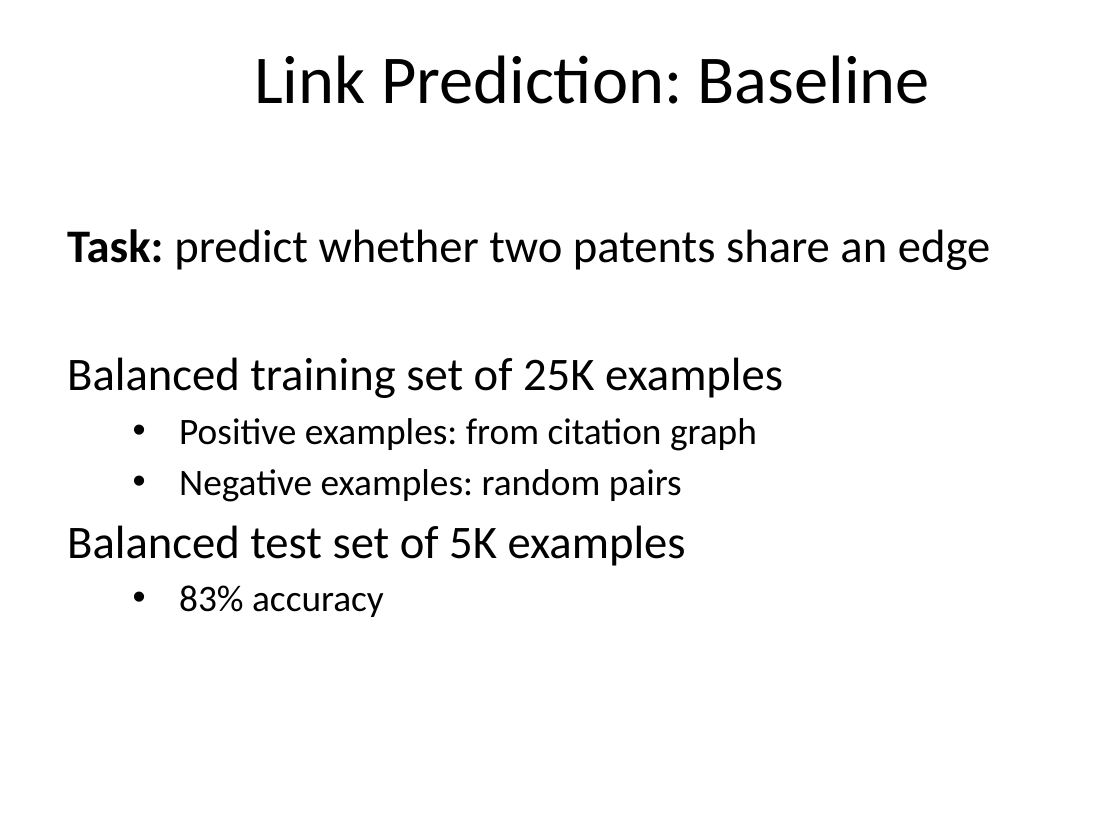
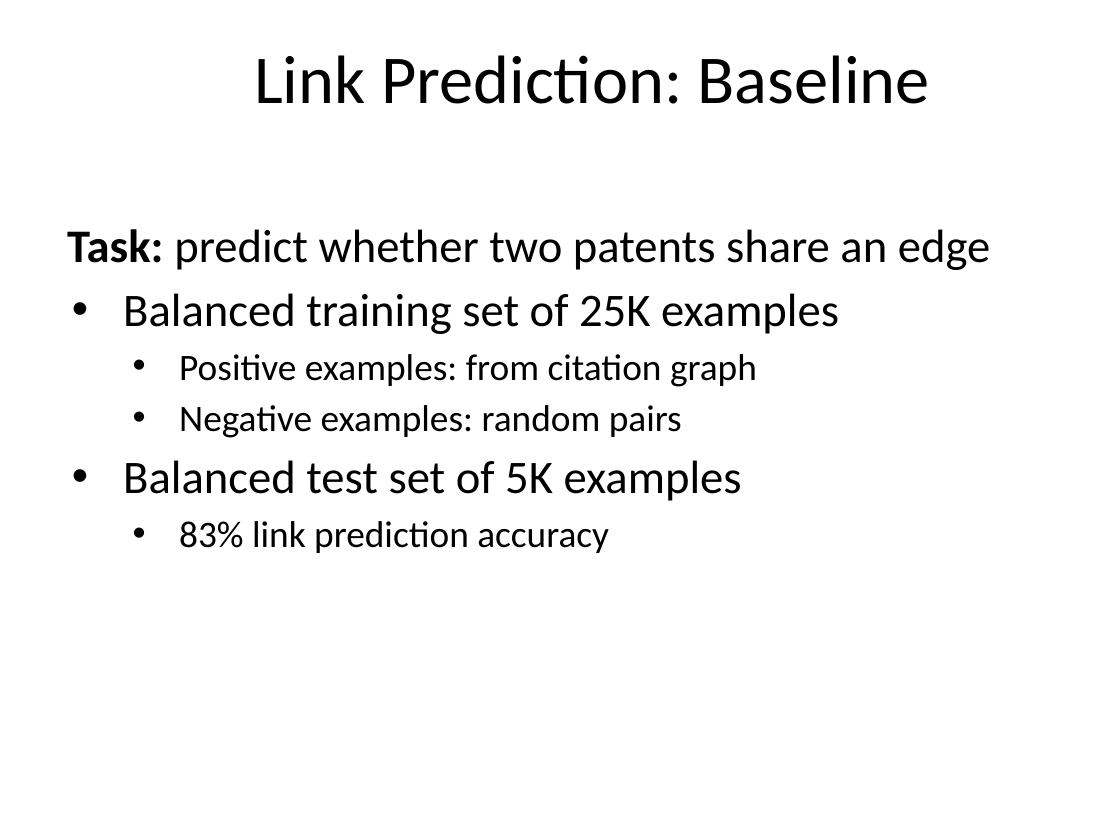
Before and after one commit to alexgittens/XDataUSPTOHackathon, a slide deck: slide 7 of XDATA_Sep2016_klevin_slides.pptx. Drawn at 1120x840 pixels with LibreOffice and Linux fonts; fonts in the diff are those of the drawing; background and template pictures are left out. Boxes give left, top, right and bottom in pixels: in the first picture for what was removed or moved away, otherwise in the second. Text is boxed around its words. In the diff, an @@ line names an element or a change of style, - is before the commit and + after.

Commit message:
SMall formatting changes-- rearranged some bullets.

```diff
--- a/XDATA_Sep2016_klevin_slides.pptx
+++ b/XDATA_Sep2016_klevin_slides.pptx
@@ text at <box>123,293,839,501</box>: bullet none to • @@
@@ text at <box>179,521,609,553</box>: text changed @@
-• 83% accuracy
+• 83% link prediction accuracy
```
Also in this commit, not shown: 1 other slide changed.
